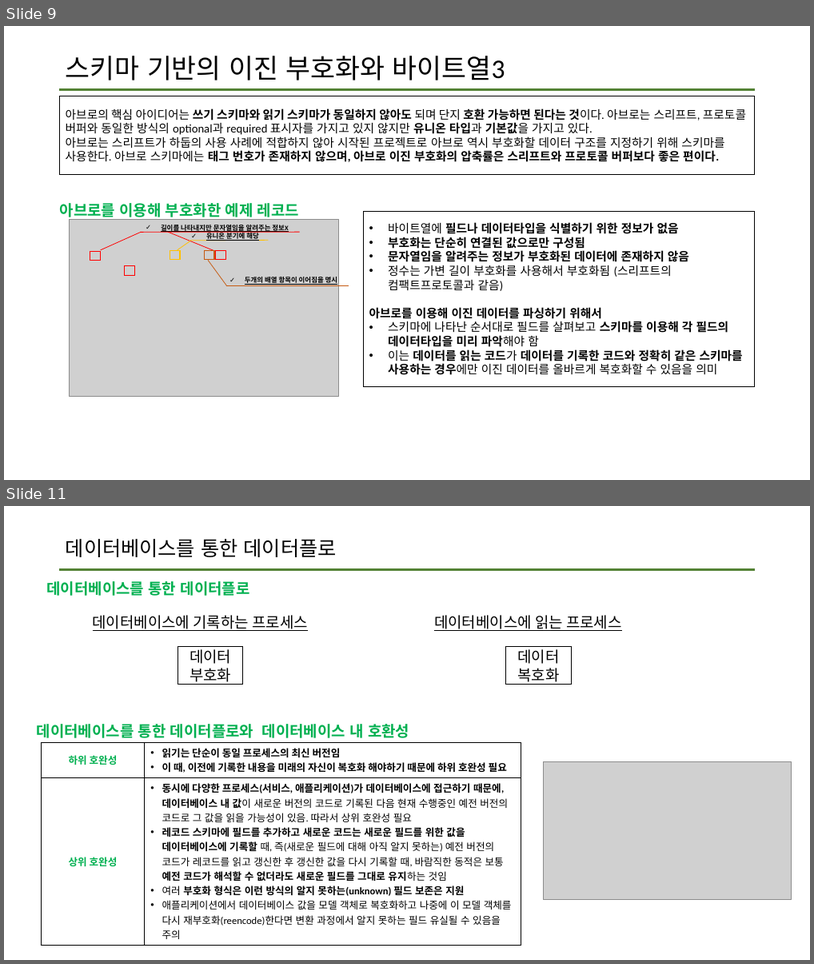
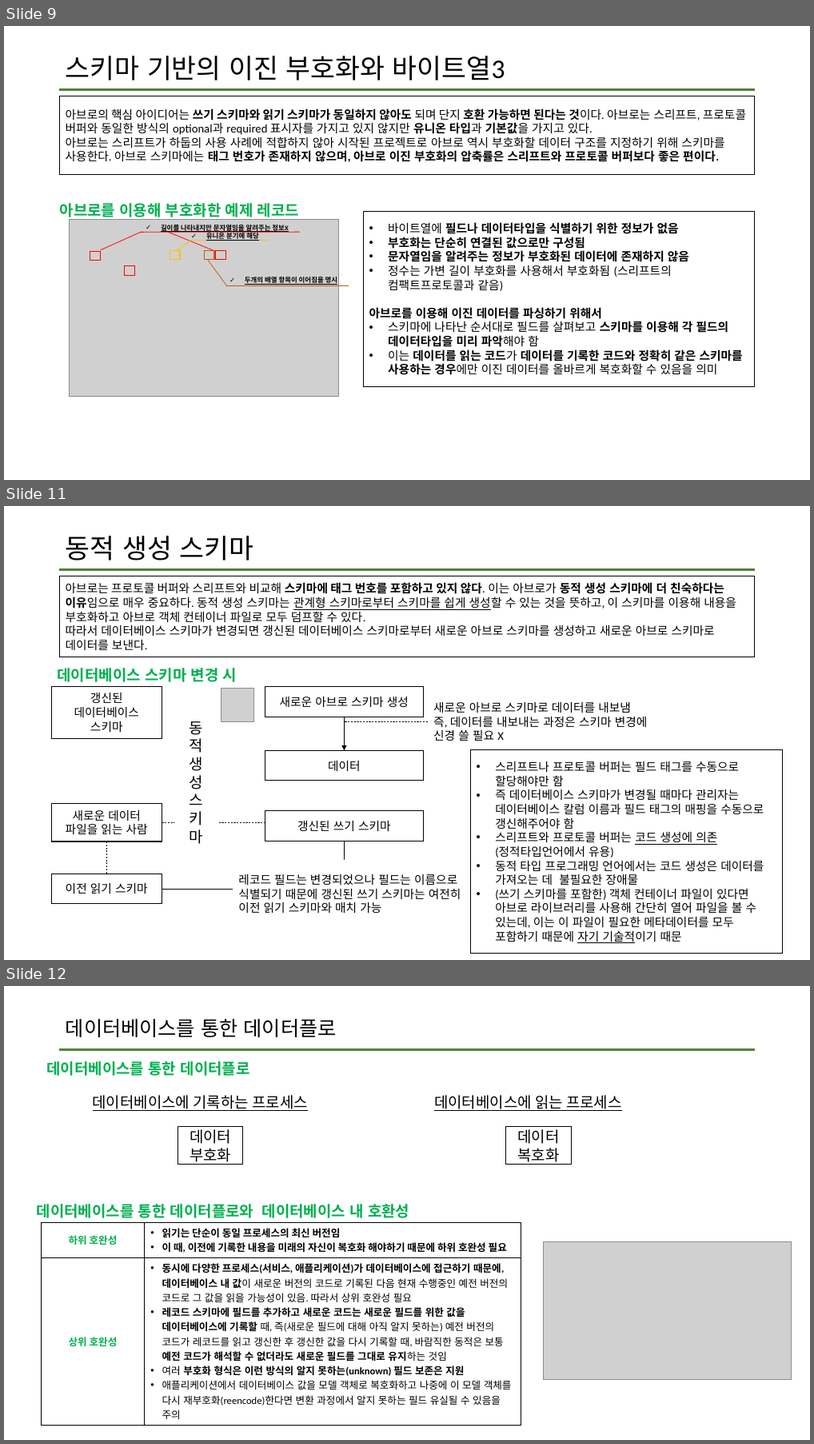
Before and after one commit to data-system-wiki/designing-data-intensive-applications, a slide deck: resources/chapter 4 summary.pptx. Shown one above the other, each under a label of ours: slides 9 and 11 before the commit, slides 9, 11 and 12 after it; the slides between them are not shown. The pictures are 814x964 and 814x1444 pixels, drawn with LibreOffice and Linux fonts; fonts in the diff are those of the drawing; grey boxes stand for pictures. Boxes give left, top, right and bottom in pixels: in the first picture for what was removed or moved away, otherwise in the second. Text is boxed around its words. In the diff, an @@ line names an element or a change of style, - is before the commit and + after.

```diff
--- a/resources/chapter 4 summary.pptx
+++ b/resources/chapter 4 summary.pptx
@@ slide 11 added at box(4, 506, 810, 960), background #FFFFFF; not listed: 1 template element that a slide beside it also shows @@
@@ title added at box(66, 536, 254, 560), 32 pt, text #000000 @@
+동적 생성 스키마
@@ rectangle added at box(60, 576, 755, 657), outline #000000 1 pt, 14 pt, text #000000 @@
+아브로는 프로토콜 버퍼와 스리프트와 비교해 스키마에 태그 번호를 포함하고 있지 않다. 이는 아브로가 동적 생성 스키마에 더 친숙하다는 이유임으로 매우 중요하다. 동적 생성 스키마는 관계형 스키마로부터 스키마를 쉽게 생성할 수 있는 것을 뜻하고, 이 스키마를 이용해 내용을 부호화하고 아브로 객체 컨테이너 파일로 모두 덤프할 수 있다.
+따라서 데이터베이스 스키마가 변경되면 갱신된 데이터베이스 스키마로부터 새로운 아브로 스키마를 생성하고 새로운 아브로 스키마로 데이터를 보낸다.
@@ text added at box(58, 668, 237, 682), 18 pt, text #00B050, bold @@
+데이터베이스 스키마 변경 시
@@ rectangle added at box(51, 686, 162, 738), outline #000000 1 pt, 14 pt, text #000000 @@
+갱신된 데이터베이스 스키마
@@ picture added at box(221, 688, 254, 721) @@
@@ rectangle added at box(265, 686, 424, 716), outline #000000 1 pt, 14 pt, text #000000 @@
+새로운 아브로 스키마 생성
@@ text added at box(190, 721, 203, 844), 18 pt, text #000000 @@
+동적생성스키마
@@ line added from (428, 721) to (344, 721), #000000 0.5 pt dashed @@
@@ arrow added from (345, 716) to (345, 751), #000000 0.5 pt @@
@@ text added at box(434, 702, 648, 740), 14 pt, text #000000 @@
+새로운 아브로 스키마로 데이터를 내보냄
+즉, 데이터를 내보내는 과정은 스키마 변경에 신경 쓸 필요 X
@@ rectangle added at box(265, 751, 424, 780), outline #000000 1 pt, 14 pt, text #000000 @@
+데이터
@@ rectangle added at box(470, 750, 783, 953), outline #000000 1 pt, 14 pt, text #000000 @@
+• 스리프트나 프로토콜 버퍼는 필드 태그를 수동으로 할당해야만 함
+• 즉 데이터베이스 스키마가 변경될 때마다 관리자는 데이터베이스 칼럼 이름과 필드 태그의 매핑을 수동으로 갱신해주어야 함
+• 스리프트와 프로토콜 버퍼는 코드 생성에 의존(정적타입언어에서 유용)
+• 동적 타입 프로그래밍 언어에서는 코드 생성은 데이터를 가져오는 데 불필요한 장애물
+• (쓰기 스키마를 포함한) 객체 컨테이너 파일이 있다면 아브로 라이브러리를 사용해 간단히 열어 파일을 볼 수 있는데, 이는 이 파일이 필요한 메타데이터를 모두 포함하기 때문에 자기 기술적이기 때문
@@ rectangle added at box(51, 803, 162, 841), outline #000000 1 pt, 14 pt, text #000000 @@
+새로운 데이터 파일을 읽는 사람
@@ rectangle added at box(265, 811, 424, 841), outline #000000 1 pt, 14 pt, text #000000 @@
+갱신된 쓰기 스키마
@@ line added from (107, 841) to (107, 873), #000000 0.5 pt dashed @@
@@ line added from (162, 822) to (265, 822), #000000 0.5 pt dashed @@
@@ elbow line added from (162, 888) to (345, 841), #000000 0.5 pt @@
@@ rectangle added at box(51, 873, 162, 904), outline #000000 1 pt, 14 pt, text #000000 @@
+이전 읽기 스키마
@@ text added at box(238, 874, 462, 912), 14 pt, text #000000 @@
+레코드 필드는 변경되었으나 필드는 이름으로 식별되기 때문에 갱신된 쓰기 스키마는 여전히 이전 읽기 스키마와 매치 가능
@@ what was slide 11 is now slide 12 @@
```
Also in this commit, not shown: 2 slides changed, 1 other slide added.
